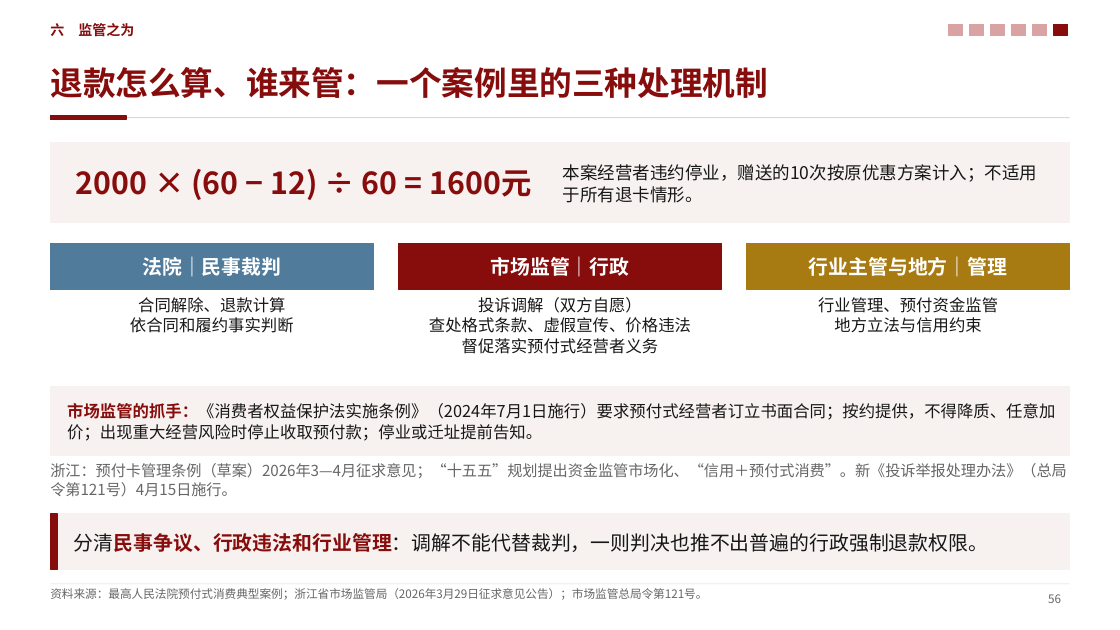
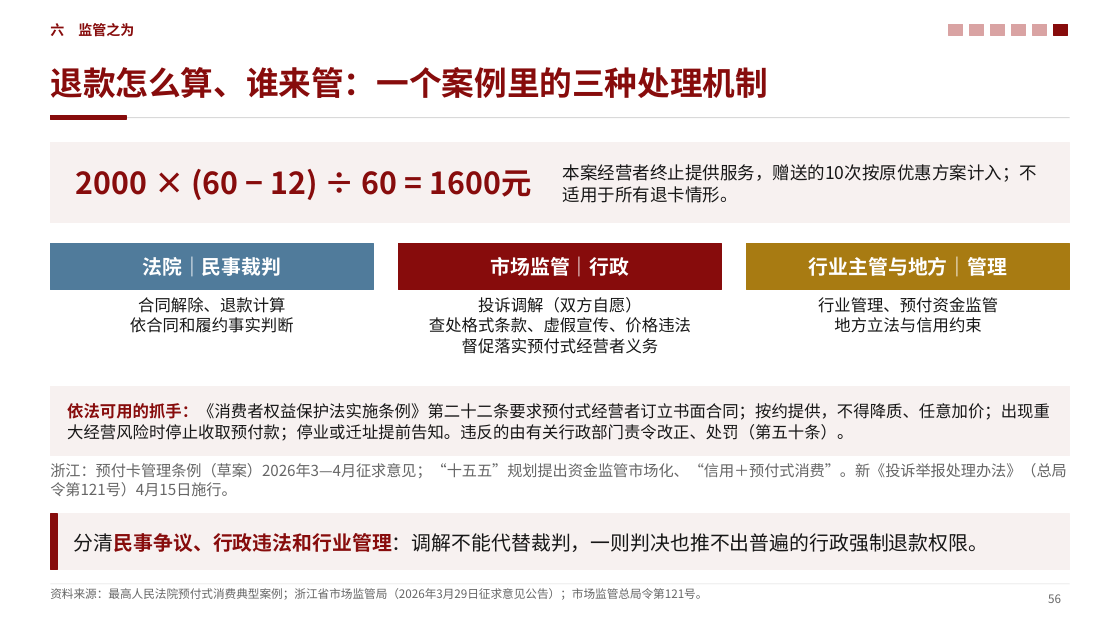
Before and after one commit to zerongwong/zerongwong.github.io, a slide deck: slide 56 of talks/2026-10-consumption-regulation/消费提振视角下的中国宏观经济形势分析_第三稿.pptx. Drawn at 1120x630 pixels with LibreOffice and Linux fonts; fonts in the diff are those of the drawing. Boxes give left, top, right and bottom in pixels: in the first picture for what was removed or moved away, otherwise in the second. Text is boxed around its words. In the diff, an @@ line names an element or a change of style, - is before the commit and + after.

```diff
--- a/talks/2026-10-consumption-regulation/消费提振视角下的中国宏观经济形势分析_第三稿.pptx
+++ b/talks/2026-10-consumption-regulation/消费提振视角下的中国宏观经济形势分析_第三稿.pptx
@@ text at [563,164,1037,203]: text changed @@
-本案经营者违约停业，赠送的10次按原优惠方案计入；不适用于所有退卡情形。
+本案经营者终止提供服务，赠送的10次按原优惠方案计入；不适用于所有退卡情形。
@@ text at [67,403,1050,441]: text changed @@
-市场监管的抓手：《消费者权益保护法实施条例》（2024年7月1日施行）要求预付式经营者订立书面合同；按约提供，不得降质、任意加价；出现重大经营风险时停止收取预付款；停业或迁址提前告知。
+依法可用的抓手：《消费者权益保护法实施条例》第二十二条要求预付式经营者订立书面合同；按约提供，不得降质、任意加价；出现重大经营风险时停止收取预付款；停业或迁址提前告知。违反的由有关行政部门责令改正、处罚（第五十条）。
```
Also in this commit, not shown: 13 other slides changed, 9 other files.
